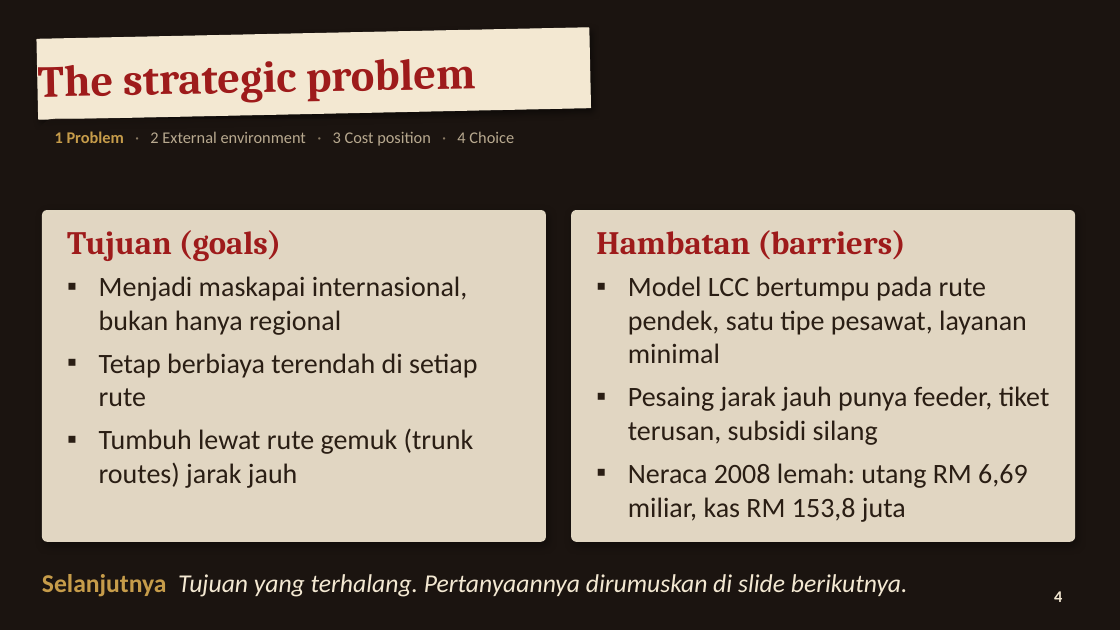
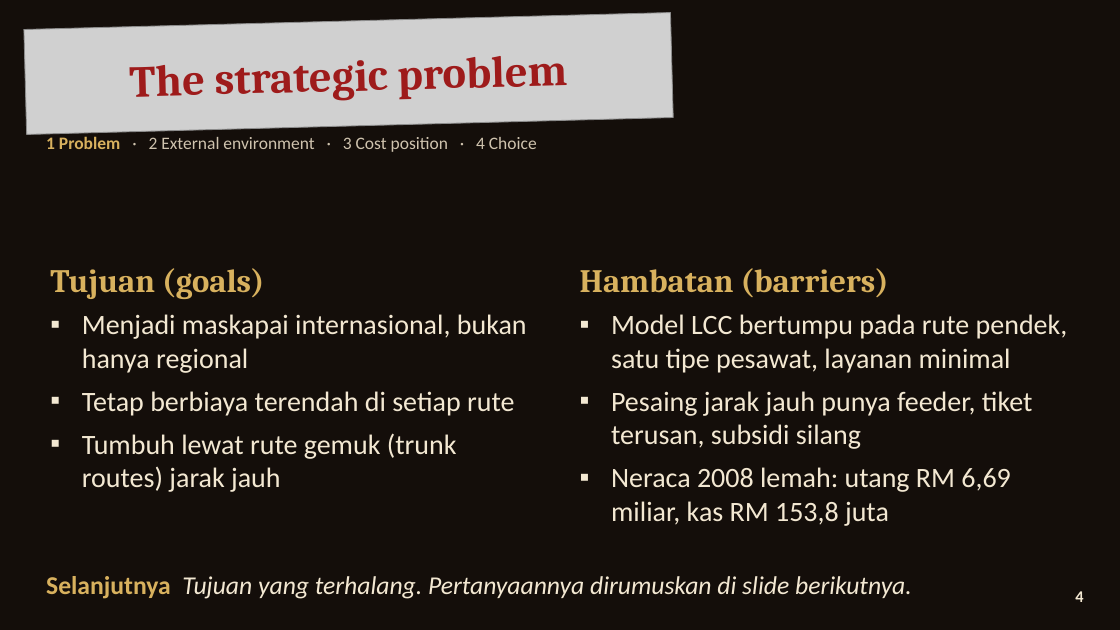
Before and after one commit to aslihabnuri/Dom-Manipulation, a slide deck: slide 4 of strategic-management/airasia-case/SMJKT_Group 3_Aslih_Case AirAsia.pptx. Drawn at 1120x630 pixels with LibreOffice and Linux fonts; fonts in the diff are those of the drawing; grey boxes stand for pictures; background and template pictures are left out. Boxes give left, top, right and bottom in pixels: in the first picture for what was removed or moved away, otherwise in the second. Text is boxed around its words. In the diff, an @@ line names an element or a change of style, - is before the commit and + after.

```diff
--- a/strategic-management/airasia-case/SMJKT_Group 3_Aslih_Case AirAsia.pptx
+++ b/strategic-management/airasia-case/SMJKT_Group 3_Aslih_Case AirAsia.pptx
@@ text "The strategic problem": place and size @@
-text "The strategic problem" at <box>38,59,476,103</box>
+text "The strategic problem" at <box>130,56,568,101</box>
@@ text "The strategic problem" at <box>130,56,568,101</box>: alignment left to centre @@
@@ picture added at <box>24,13,673,134</box> @@
@@ rectangle removed at <box>37,28,591,119</box> @@
@@ rounded rectangle removed at <box>38,119,760,155</box> @@
@@ text "1 Problem · 2 External ...": place and size @@
-text "1 Problem · 2 External ..." at <box>55,131,514,146</box>
+text "1 Problem · 2 External ..." at <box>46,136,537,152</box>
@@ text "1 Problem · 2 External ..." at <box>46,136,537,152</box>: size 14 to 15 pt; text colour #C69C4A to #D8B15E in "1 Problem"; text colour #8A7A64 to #CFC3AE in "· · ·"; text colour #B8A98F to #CFC3AE in "2 External environment 3 Cost position 4 ..." @@
@@ rounded rectangle removed at <box>42,210,546,542</box> @@
@@ rounded rectangle removed at <box>571,210,1075,542</box> @@
@@ text "Tujuan (goals)": place and size @@
-text "Tujuan (goals)" at <box>67,230,281,261</box>
+text "Tujuan (goals)" at <box>50,268,264,299</box>
@@ text "Tujuan (goals)" at <box>50,268,264,299</box>: text colour #9E1B1B to #D8B15E @@
@@ text "Hambatan (barriers)" at <box>580,268,889,297</box>: text colour #9E1B1B to #D8B15E @@
@@ text "Hambatan (barriers)": place and size @@
-text "Hambatan (barriers)" at <box>596,230,906,259</box>
+text "Hambatan (barriers)" at <box>580,268,889,297</box>
@@ text "Menjadi maskapai internasional, bukan hanya ...": place and size @@
-text "Menjadi maskapai internasional, bukan hanya ..." at <box>99,276,477,488</box>
+text "Menjadi maskapai internasional, bukan hanya ..." at <box>82,314,527,492</box>
@@ text "Menjadi maskapai internasional, bukan hanya ..." at <box>82,314,527,492</box>: text colour #2A1E14 to #F3E8D2 @@
@@ text "Model LCC bertumpu pada rute ..." at <box>611,314,1068,526</box>: text colour #2A1E14 to #F3E8D2 @@
@@ text "Model LCC bertumpu pada rute ...": place and size @@
-text "Model LCC bertumpu pada rute ..." at <box>628,276,1050,522</box>
+text "Model LCC bertumpu pada rute ..." at <box>611,314,1068,526</box>
@@ rectangle removed at <box>0,556,1120,608</box> @@
@@ text "Selanjutnya Tujuan yang terhalang. Pertanyaannya ..." at <box>46,576,912,599</box>: text colour #C69C4A to #D8B15E in "Selanjutnya" @@
@@ text "4" at <box>1075,591,1083,602</box>: alignment centre to right @@
@@ ellipse removed at <box>1038,576,1080,618</box> @@
```
Also in this commit, not shown: 19 other slides changed, 11 other files.
